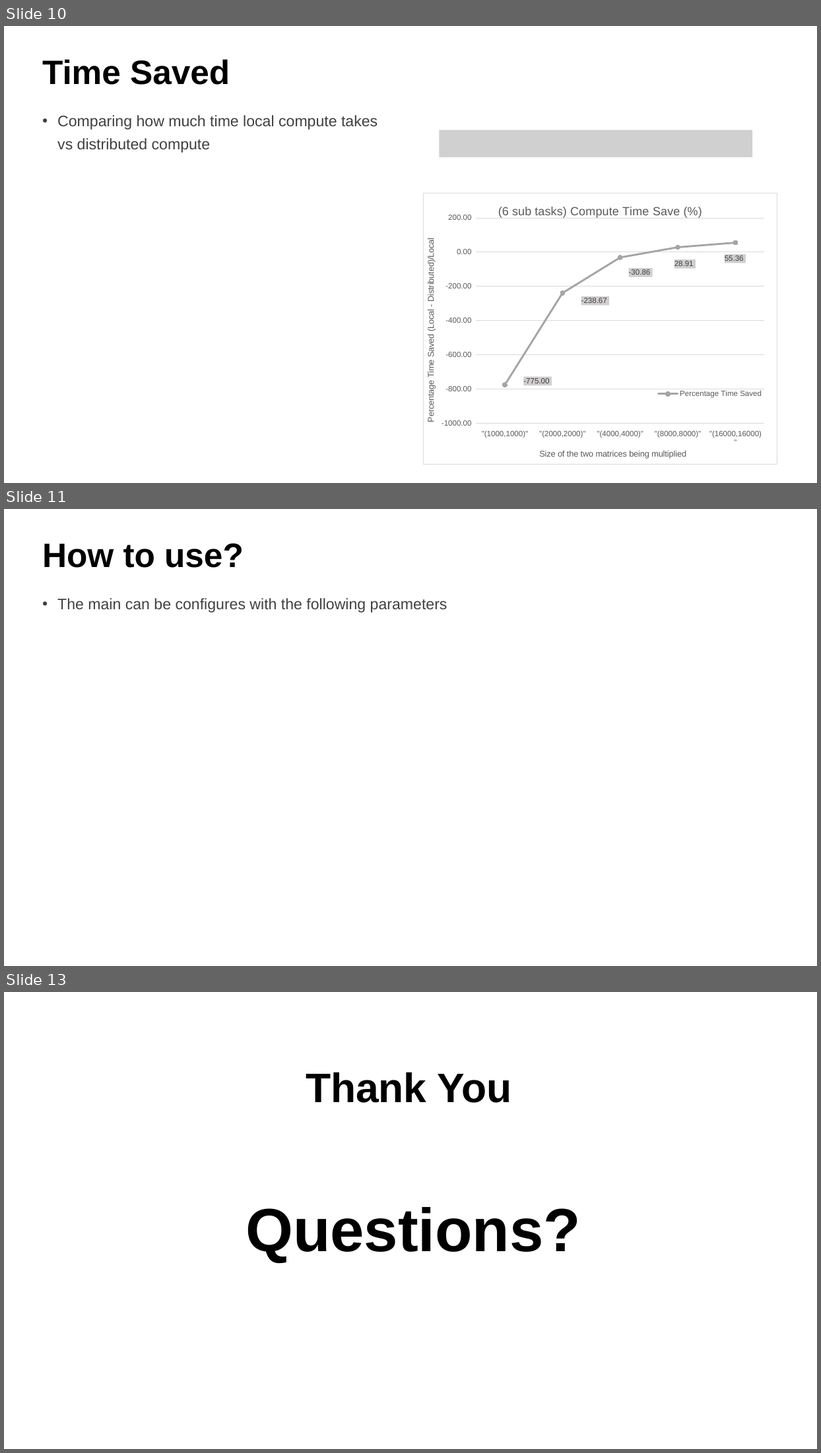
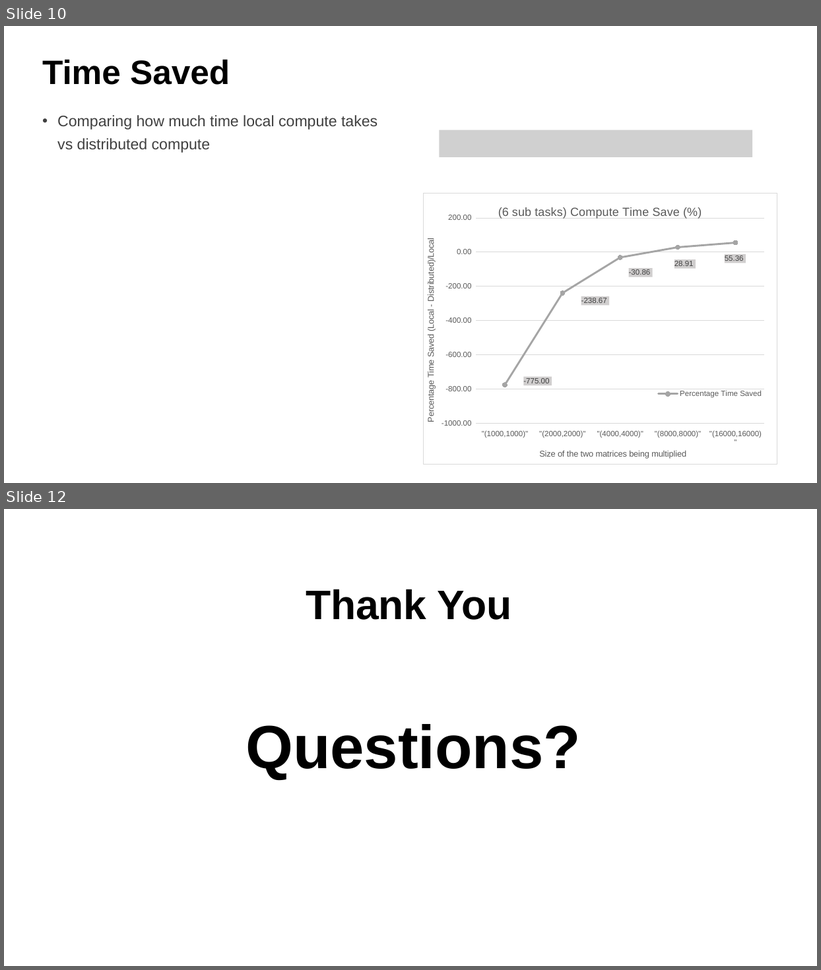
Before and after one commit to Nachiket27p/DistributedOffloading, a slide deck: proposal/presentation/finalPresentation.pptx. Shown one above the other, each under a label of ours: slides 10, 11 and 13 before the commit, slides 10 and 12 after it; the slides between them are not shown. The pictures are 821x1453 and 821x970 pixels, drawn with LibreOffice and Linux fonts; fonts in the diff are those of the drawing; grey boxes stand for pictures. Boxes give left, top, right and bottom in pixels: in the first picture for what was removed or moved away, otherwise in the second. Text is boxed around its words. In the diff, an @@ line names an element or a change of style, - is before the commit and + after.

```diff
--- a/proposal/presentation/finalPresentation.pptx
+++ b/proposal/presentation/finalPresentation.pptx
@@ slide 11 removed at bbox=[4, 509, 817, 966], background #FFFFFF @@
@@ title removed at bbox=[42, 543, 244, 568] @@
-How to use?
@@ text removed at bbox=[57, 598, 448, 613] @@
-• The main can be configures with the following parameters
@@ what was slide 13 is now slide 12 @@
```
Also in this commit, not shown: 3 slides changed, 26 other files.
